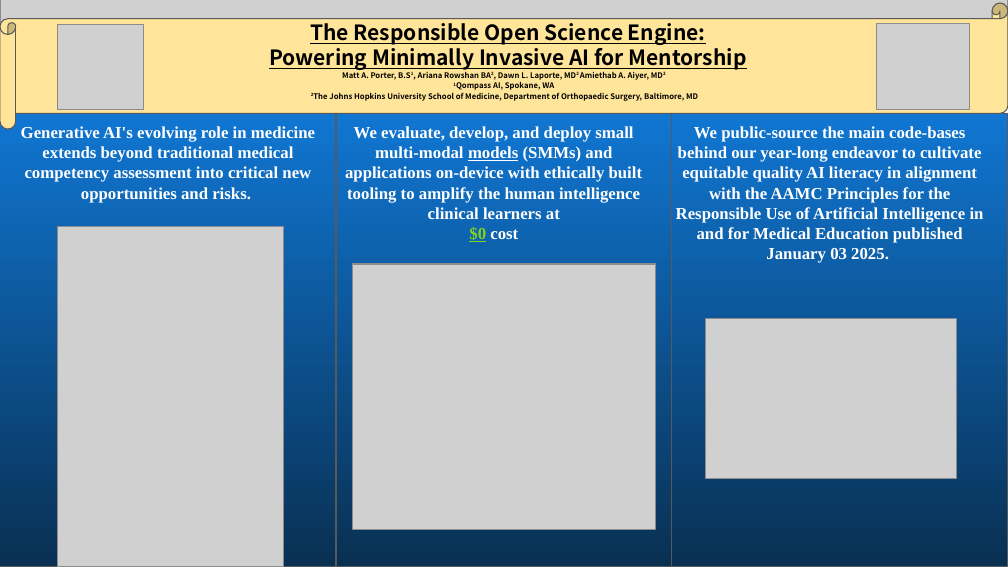
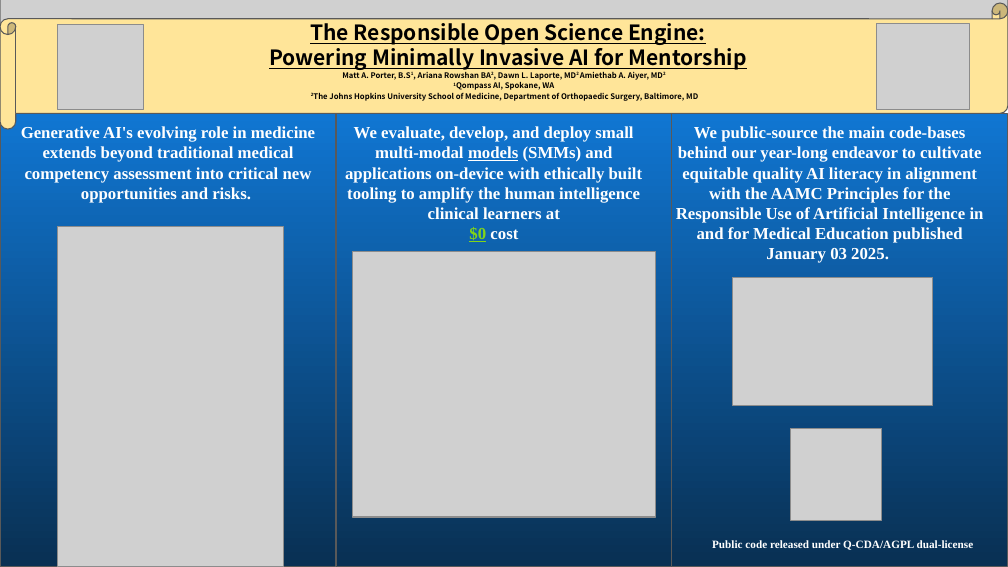
Before and after one commit to qompassai/r4r, a slide deck: slide 1 of r4r.pptx. Drawn at 1008x567 pixels with LibreOffice and Linux fonts; fonts in the diff are those of the drawing; grey boxes stand for pictures. Boxes give left, top, right and bottom in pixels: in the first picture for what was removed or moved away, otherwise in the second. Text is boxed around its words. In the diff, an @@ line names an element or a change of style, - is before the commit and + after.

```diff
--- a/r4r.pptx
+++ b/r4r.pptx
@@ picture: place and size @@
-picture at (353, 264, 655, 529)
+picture at (353, 252, 655, 517)
@@ picture: place and size @@
-picture at (706, 319, 957, 479)
+picture at (732, 277, 932, 405)
@@ picture added at (790, 428, 882, 520) @@
@@ text added at (712, 540, 974, 550), 8 pt, text #FFFFFF, bold @@
+Public code released under Q-CDA/AGPL dual-license
```
Also in this commit, not shown: 4 other files.
